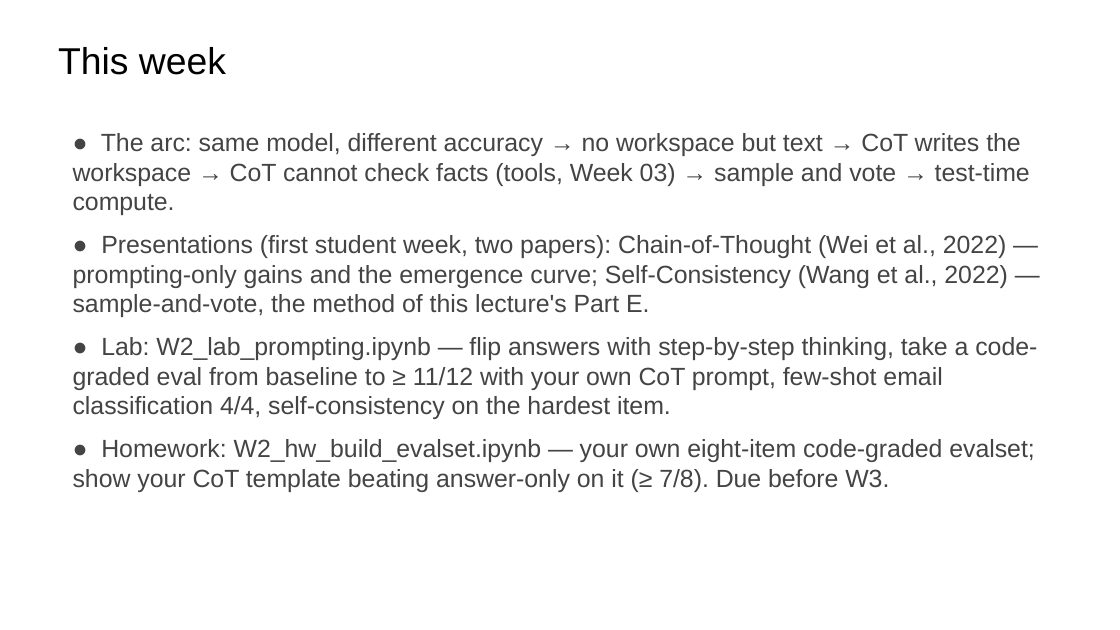
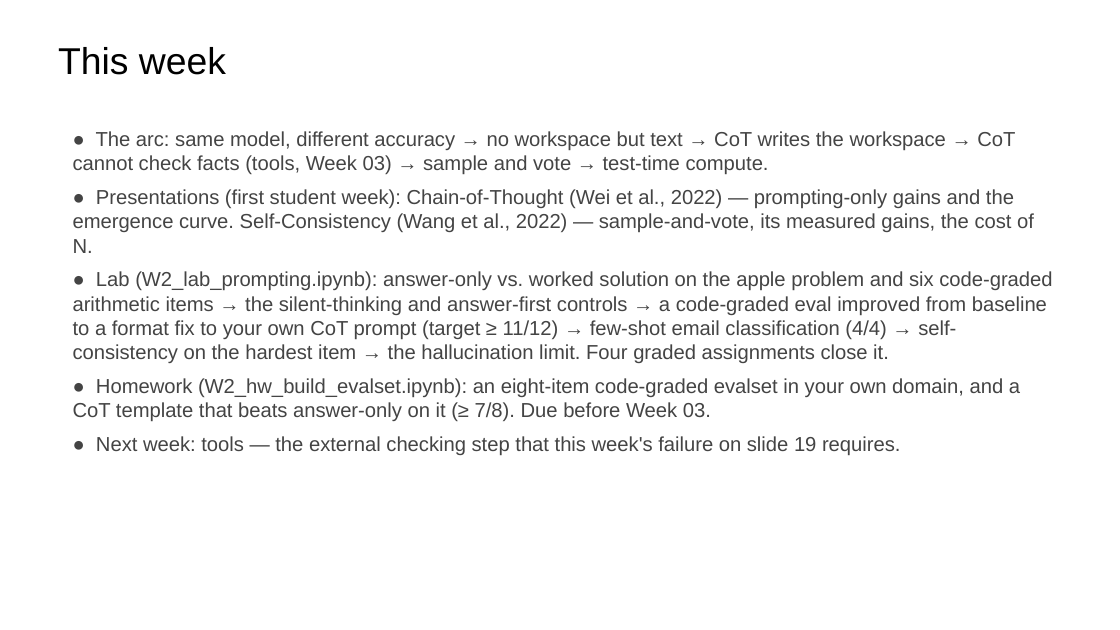
Before and after one commit to ralbu85/stml_2026, a slide deck: slide 30 of lectures/week02/slides-draft-w2.pptx. Drawn at 1120x630 pixels with LibreOffice and Linux fonts; fonts in the diff are those of the drawing. Boxes give left, top, right and bottom in pixels: in the first picture for what was removed or moved away, otherwise in the second. Text is boxed around its words. In the diff, an @@ line names an element or a change of style, - is before the commit and + after.

```diff
--- a/lectures/week02/slides-draft-w2.pptx
+++ b/lectures/week02/slides-draft-w2.pptx
@@ text at box(73, 131, 1015, 174): size 16 to 13 pt in "● The arc: same model, different accuracy ..."; less space between paragraphs @@
@@ text at box(73, 189, 1052, 455): text changed; size 16 to 13 pt @@
-● Presentations (first student week, two papers): Chain-of-Thought (Wei et al., 2022) — prompting-only gains and the emergence curve; Self-Consistency (Wang et al., 2022) — sample-and-vote, the method of this lecture's Part E.
-● Lab: W2_lab_prompting.ipynb — flip answers with step-by-step thinking, take a code-graded eval from baseline to ≥ 11/12 with your own CoT prompt, few-shot email classification 4/4, self-consistency on the hardest item.
-● Homework: W2_hw_build_evalset.ipynb — your own eight-item code-graded evalset; show your CoT template beating answer-only on it (≥ 7/8). Due before W3.
+● Presentations (first student week): Chain-of-Thought (Wei et al., 2022) — prompting-only gains and the emergence curve. Self-Consistency (Wang et al., 2022) — sample-and-vote, its measured gains, the cost of N.
+● Lab (W2_lab_prompting.ipynb): answer-only vs. worked solution on the apple problem and six code-graded arithmetic items → the silent-thinking and answer-first controls → a code-graded eval improved from baseline to a format fix to your own CoT prompt (target ≥ 11/12) → few-shot email classification (4/4) → self-consistency on the hardest item → the hallucination limit. Four graded assignments close it.
+● Homework (W2_hw_build_evalset.ipynb): an eight-item code-graded evalset in your own domain, and a CoT template that beats answer-only on it (≥ 7/8). Due before Week 03.
+● Next week: tools — the external checking step that this week's failure on slide 19 requires.
```
Also in this commit, not shown: 22 other slides changed, 1 slide added, 1 slide removed, 2 other files.
